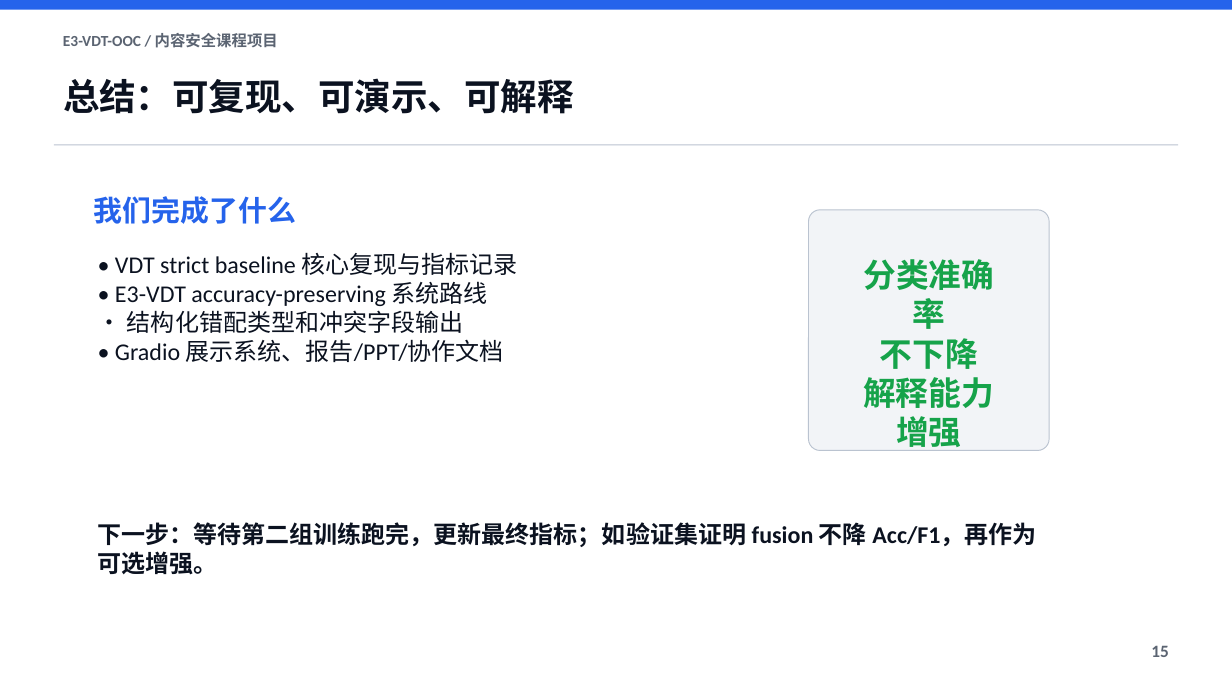
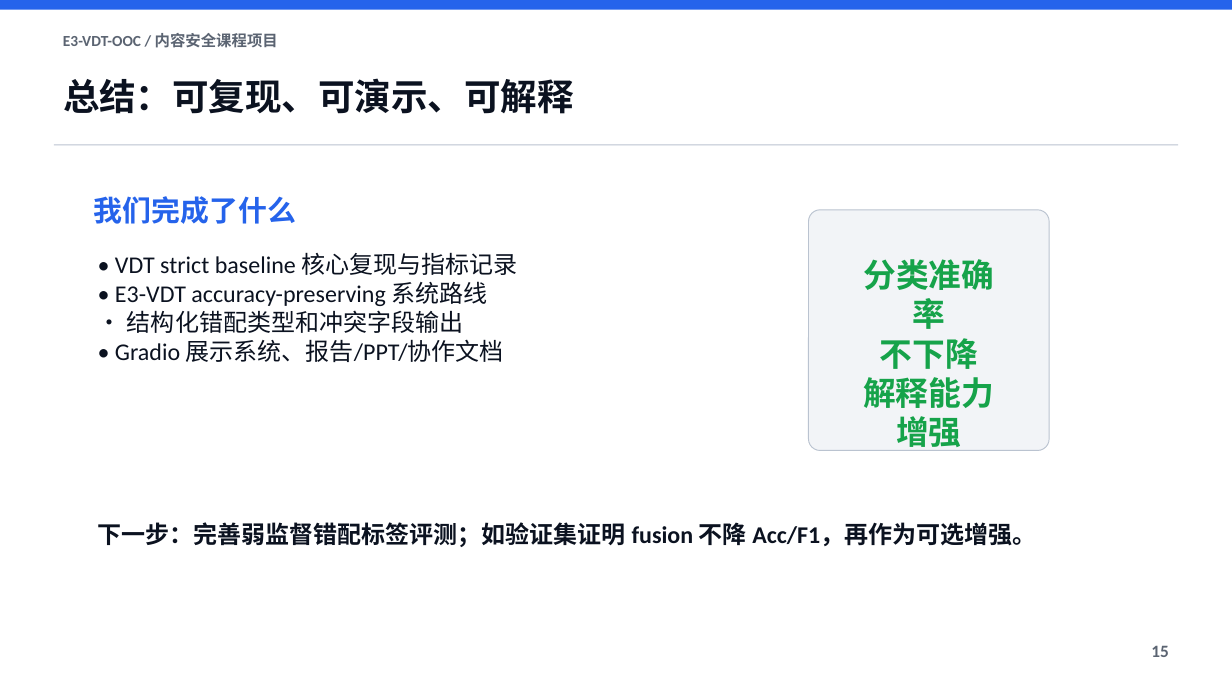
Before and after one commit to ShallowForeverDream/E3-VDT-OOC, a slide deck: slide 15 of docs/ppt/E3-VDT-OOC-答辩PPT初稿.pptx. Drawn at 1232x693 pixels with LibreOffice and Linux fonts; fonts in the diff are those of the drawing. Boxes give left, top, right and bottom in pixels: in the first picture for what was removed or moved away, otherwise in the second. Text is boxed around its words. In the diff, an @@ line names an element or a change of style, - is before the commit and + after.

```diff
--- a/docs/ppt/E3-VDT-OOC-答辩PPT初稿.pptx
+++ b/docs/ppt/E3-VDT-OOC-答辩PPT初稿.pptx
@@ text at [98, 522, 1036, 547]: text changed @@
-下一步：等待第二组训练跑完，更新最终指标；如验证集证明 fusion 不降 Acc/F1，再作为可选增强。
+下一步：完善弱监督错配标签评测；如验证集证明 fusion 不降 Acc/F1，再作为可选增强。
```
Also in this commit, not shown: 1 other slide changed, 14 other files.
